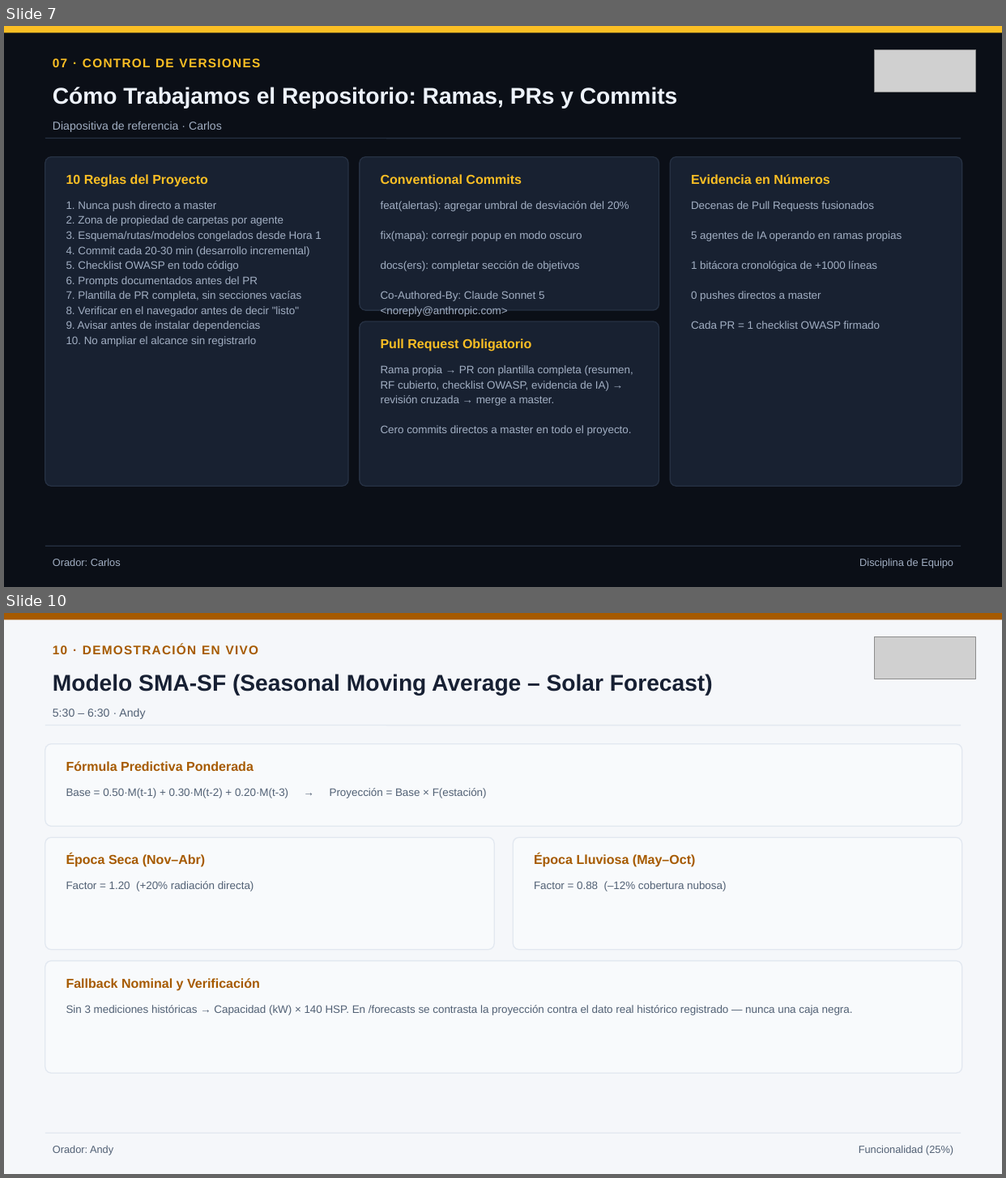
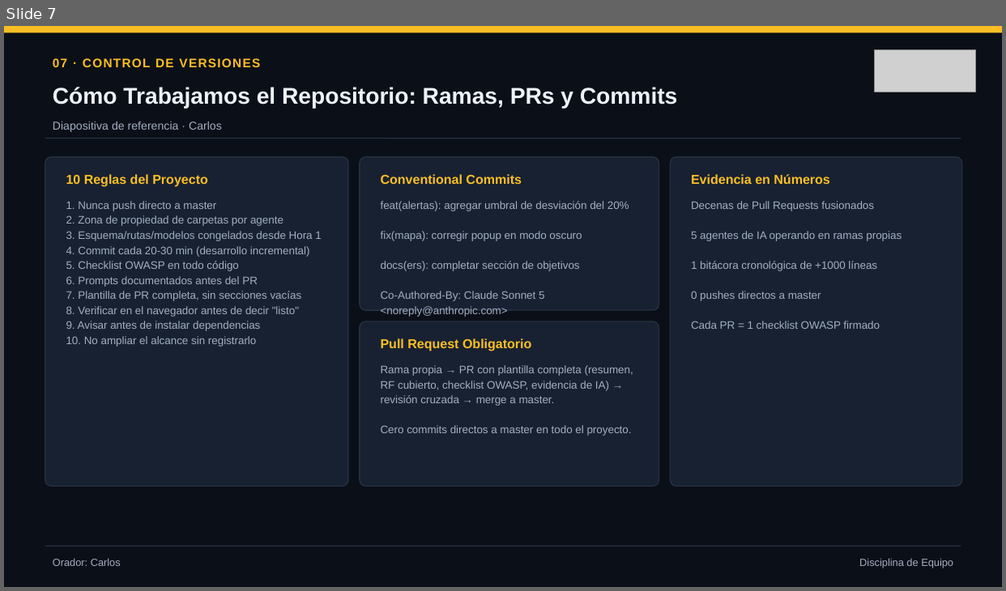
Before and after one commit to Andy13K/Dia_del_programador_IA, a slide deck: docs/export/Presentacion-Kin-Solar-Guatemala.pptx. Shown one above the other, each under a label of ours: slides 7 and 10 before the commit, slide 7 after it; the slides between them are not shown. The pictures are 1006x1178 and 1006x591 pixels, drawn with LibreOffice and Linux fonts; fonts in the diff are those of the drawing; grey boxes stand for pictures. Boxes give left, top, right and bottom in pixels: in the first picture for what was removed or moved away, otherwise in the second. Text is boxed around its words. In the diff, an @@ line names an element or a change of style, - is before the commit and + after.

```diff
--- a/docs/export/Presentacion-Kin-Solar-Guatemala.pptx
+++ b/docs/export/Presentacion-Kin-Solar-Guatemala.pptx
@@ slide 10 removed at (x1=4, y1=613, x2=1002, y2=1174), background #F5F7FA @@
@@ rectangle removed at (x1=4, y1=613, x2=1002, y2=619) @@
@@ text removed at (x1=53, y1=645, x2=259, y2=654) @@
-10 · DEMOSTRACIÓN EN VIVO
@@ picture removed at (x1=875, y1=637, x2=976, y2=679) @@
@@ text removed at (x1=53, y1=674, x2=713, y2=696) @@
-Modelo SMA-SF (Seasonal Moving Average – Solar Forecast)
@@ text removed at (x1=53, y1=709, x2=145, y2=719) @@
-5:30 – 6:30 · Andy
@@ line removed from (45, 726) to (961, 726) @@
@@ rounded rectangle removed at (x1=45, y1=744, x2=962, y2=826) @@
@@ text removed at (x1=66, y1=761, x2=253, y2=771) @@
-Fórmula Predictiva Ponderada
@@ text removed at (x1=66, y1=788, x2=487, y2=798) @@
-Base = 0.50·M(t-1) + 0.30·M(t-2) + 0.20·M(t-3) → Proyección = Base × F(estación)
@@ rounded rectangle removed at (x1=45, y1=837, x2=494, y2=950) @@
@@ text removed at (x1=66, y1=854, x2=205, y2=867) @@
-Época Seca (Nov–Abr)
@@ rounded rectangle removed at (x1=513, y1=837, x2=962, y2=950) @@
@@ text removed at (x1=534, y1=854, x2=695, y2=867) @@
-Época Lluviosa (May–Oct)
@@ text removed at (x1=66, y1=881, x2=254, y2=892) @@
-Factor = 1.20 (+20% radiación directa)
@@ text removed at (x1=534, y1=881, x2=726, y2=892) @@
-Factor = 0.88 (–12% cobertura nubosa)
@@ rounded rectangle removed at (x1=45, y1=961, x2=962, y2=1073) @@
@@ text removed at (x1=66, y1=978, x2=260, y2=991) @@
-Fallback Nominal y Verificación
@@ text removed at (x1=66, y1=1005, x2=853, y2=1016) @@
-Sin 3 mediciones históricas → Capacidad (kW) × 140 HSP. En /forecasts se contrasta la proyección contra el dato real histórico registrado — nunca una caja negra.
@@ line removed from (45, 1133) to (961, 1133) @@
@@ text removed at (x1=53, y1=1145, x2=113, y2=1156) @@
-Orador: Andy
@@ text removed at (x1=859, y1=1145, x2=953, y2=1156) @@
-Funcionalidad (25%)
```
Also in this commit, not shown: 12 other slides changed, 2 slides added, 2 other slides removed, 12 other files.
